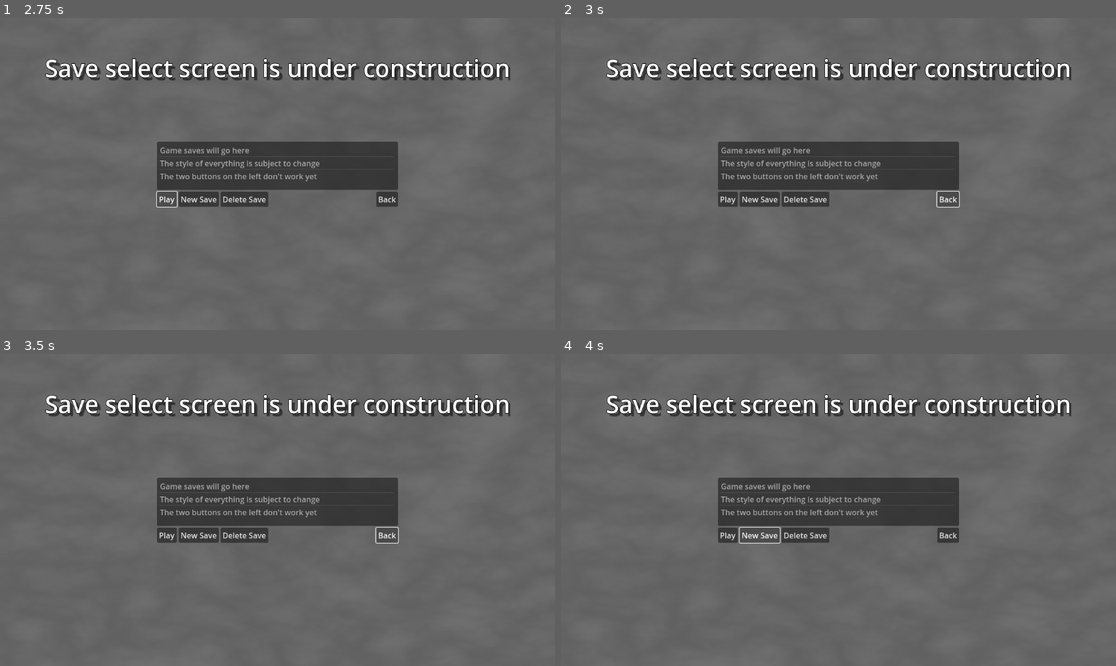
Above: before the commit, frames 1-4 (two rows, left to right).
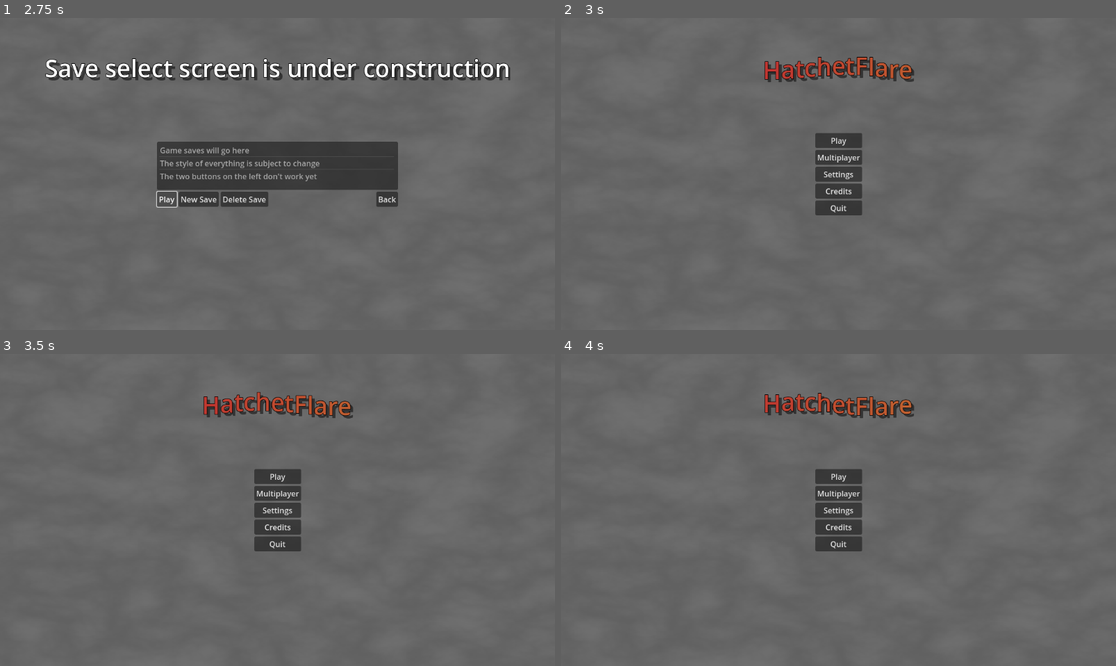
Above: after the commit, the same moments.

Repository: pixerhp/Hatchetflair
Game: Godot game, scene res://main_menu.tscn
The game is run twice, just before and just after one commit, with the same random seed, the same clock (stepped at 60 frames per second) and the same inputs.
Inputs (mouse positions are in pixels of both pictures, inside the frame that each line leads up to):
- Up to frame 1 (2.75 s): click "Play" at 0.5 s; click "Play" at 1.25 s; click "Play" at 2 s
- Up to frame 2 (3 s): click "Back" at 2.75 s
- Up to frame 3 (3.5 s): no input
- Up to frame 4 (4 s): click (760, 534) at 3.5 s, where only the run before the commit has a clickable "New Save"

Frame 1 is identical in both runs. In frame 2, 11% of the frame differs, in the area x 8-92%, y 12-64%; in frame 3, 11%; in frame 4, 11%.

Commit message:
Fixed broken button on save select screen.

Diff:
--- a/main_menu.tscn
+++ b/main_menu.tscn
@@ -385,5 +385,5 @@
 [connection signal="pressed" from="Menus/MenuScreen/MainButtons/Quit" to="." method="quit"]
 [connection signal="pressed" from="Menus/MultiplayerScreen/MultiplayerButtons/HBoxContainer/Back" to="." method="open_screen" binds= ["MenuScreen"]]
 [connection signal="pressed" from="Menus/SettingsScreen/SettingsButtons/Back" to="." method="open_screen" binds= ["MenuScreen"]]
-[connection signal="pressed" from="Menus/SaveSelectScreen/SaveSelectButtons/HBoxContainer/Back" to="." method="open_screen"]
+[connection signal="pressed" from="Menus/SaveSelectScreen/SaveSelectButtons/HBoxContainer/Back" to="." method="open_screen" binds= ["MenuScreen"]]
 [connection signal="pressed" from="Menus/CreditsScreen/Back" to="." method="open_screen" binds= ["MenuScreen"]]
